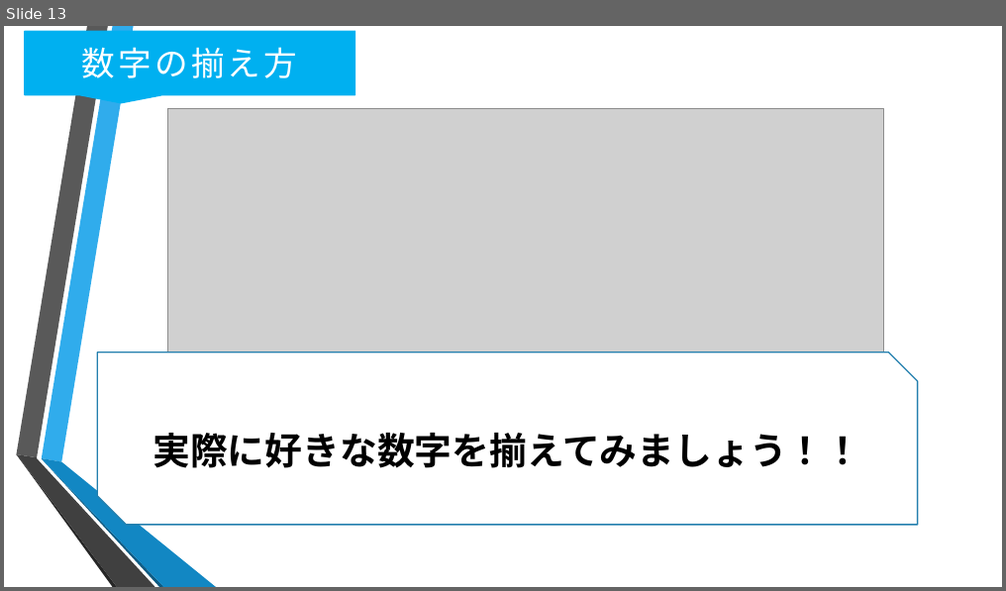
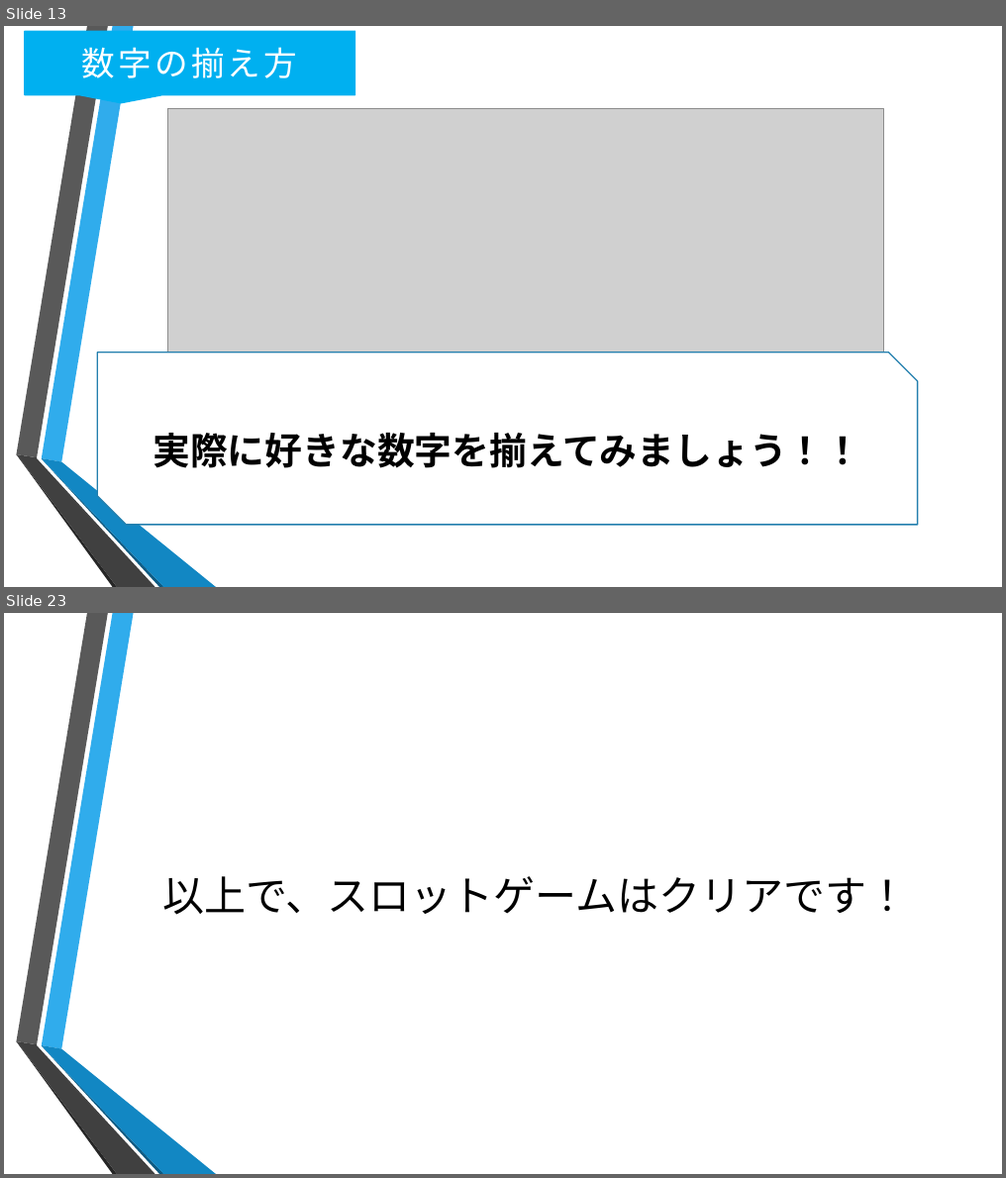
Before and after one commit to oono22/-, a slide deck: S-Learning Docment/S-Learn/狩り借り仮.pptx. Shown one above the other, each under a label of ours: slide 13 before the commit, slides 13 and 23 after it; the slides between them are not shown. The pictures are 1006x591 and 1006x1178 pixels, drawn with LibreOffice and Linux fonts; fonts in the diff are those of the drawing; grey boxes stand for pictures; background and template pictures are left out. Boxes give left, top, right and bottom in pixels: in the first picture for what was removed or moved away, otherwise in the second. Text is boxed around its words. In the diff, an @@ line names an element or a change of style, - is before the commit and + after.

```diff
--- a/S-Learning Docment/S-Learn/狩り借り仮.pptx
+++ b/S-Learning Docment/S-Learn/狩り借り仮.pptx
@@ slide 23 added at (4,613,1002,1174), background picture (left out); not listed: 6 template elements that a slide beside it also shows @@
@@ text added at (163,876,908,915), 40 pt, text #000000 @@
+以上で、スロットゲームはクリアです！
```
Also in this commit, not shown: 8 slides changed, 5 other slides added.
